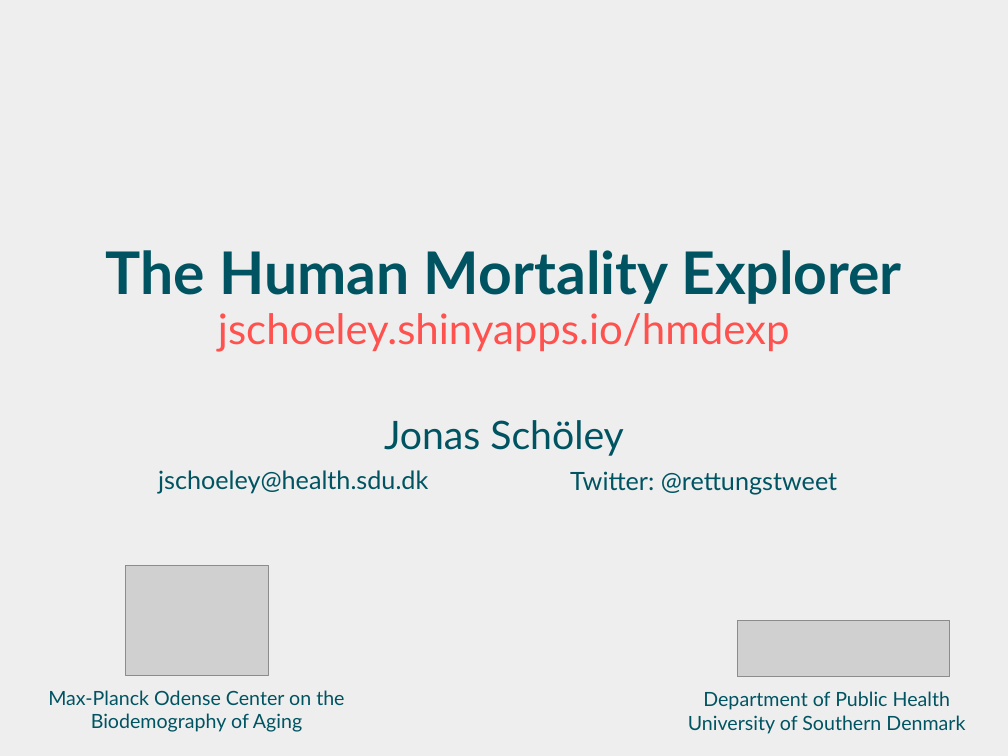
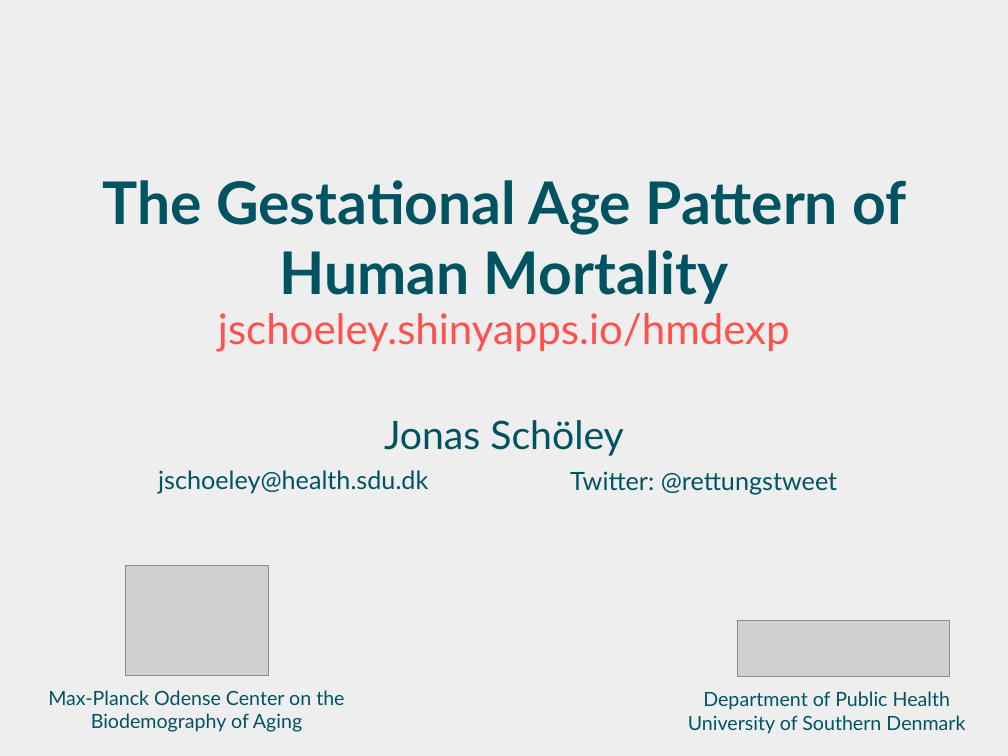
Before and after one commit to jschoeley/hmdexp, a slide deck: slide 1 of doc/2016-04-01-paa2016present-the_hmd_explorer/2016-04-01-paa2016-human_mortality_explorer.odp. Drawn at 1008x756 pixels with LibreOffice and Linux fonts; fonts in the diff are those of the drawing; grey boxes stand for pictures. Boxes give left, top, right and bottom in pixels: in the first picture for what was removed or moved away, otherwise in the second. Text is boxed around its words. In the diff, an @@ line names an element or a change of style, - is before the commit and + after.

```diff
--- a/doc/2016-04-01-paa2016present-the_hmd_explorer/2016-04-01-paa2016-human_mortality_explorer.odp
+++ b/doc/2016-04-01-paa2016present-the_hmd_explorer/2016-04-01-paa2016-human_mortality_explorer.odp
@@ title at bbox=[103, 180, 906, 304]: text changed @@
-The Human Mortality Explorer
+The Gestational Age Pattern of Human Mortality
```
Also in this commit, not shown: 3 slides added, 3 slides removed, 1 other file.
